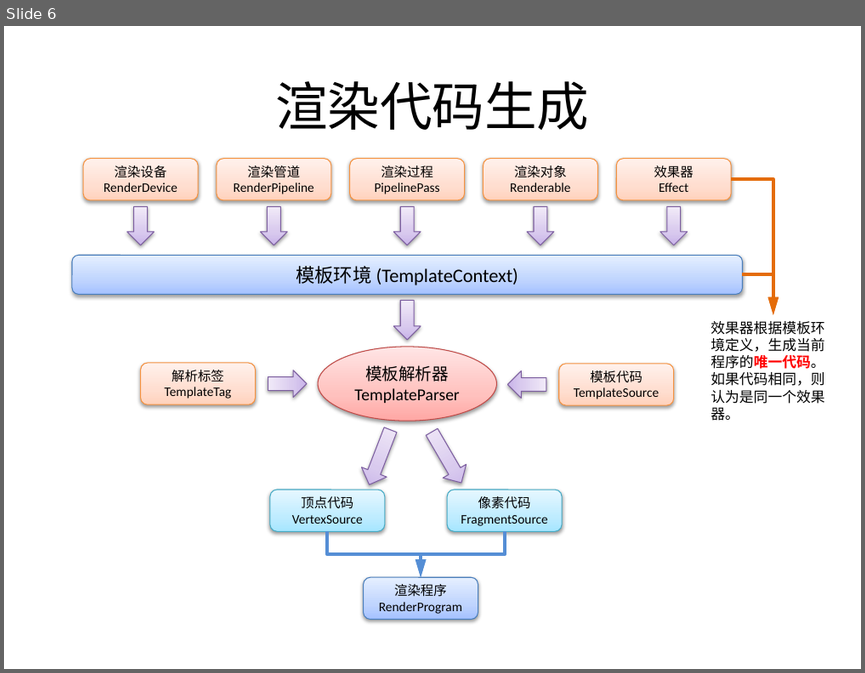
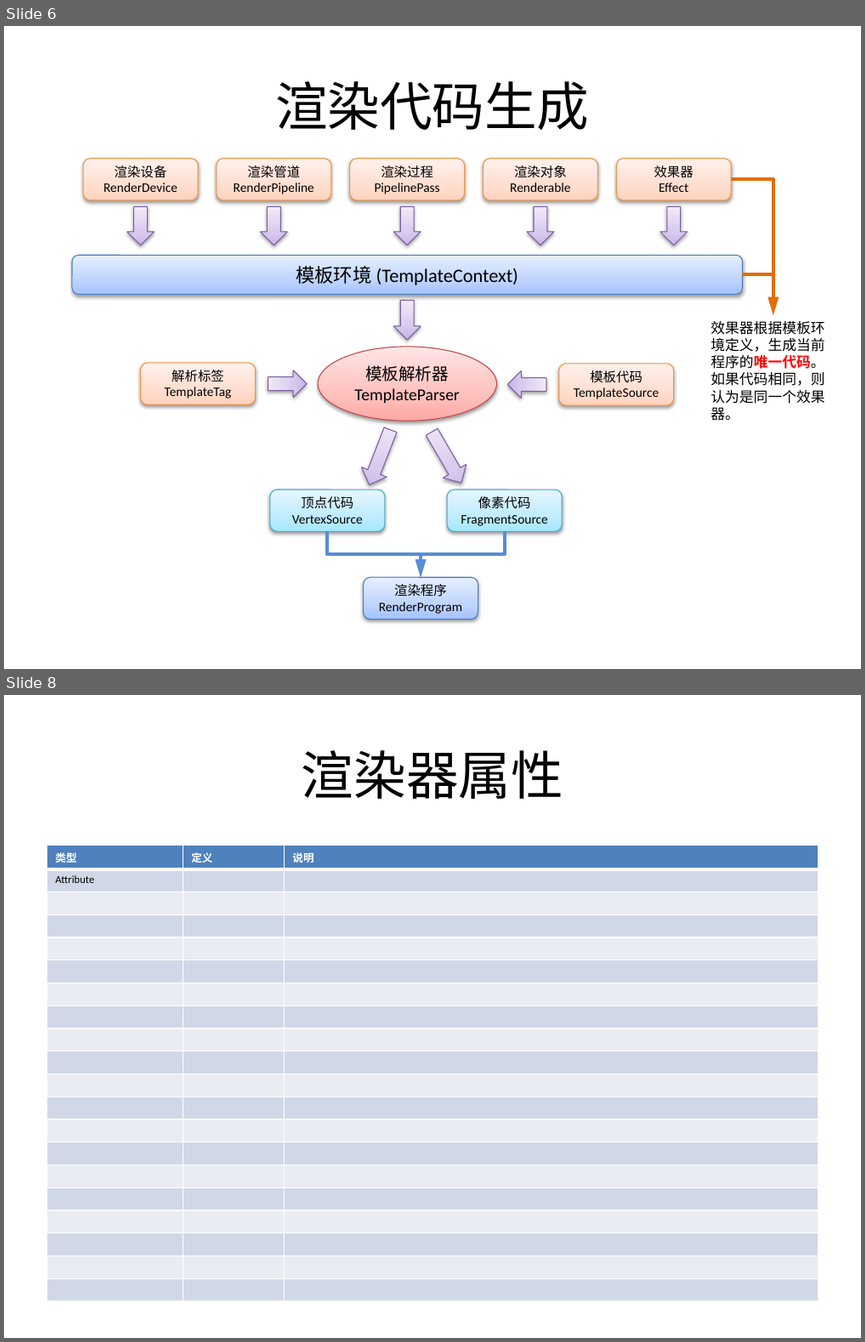
Before and after one commit to favedit/MoCrossOld, a slide deck: Document/渲染系统.pptx. Shown one above the other, each under a label of ours: slide 6 before the commit, slides 6 and 8 after it; the slides between them are not shown. The pictures are 865x673 and 865x1342 pixels, drawn with LibreOffice and Linux fonts; fonts in the diff are those of the drawing. Boxes give left, top, right and bottom in pixels: in the first picture for what was removed or moved away, otherwise in the second. Text is boxed around its words. In the diff, an @@ line names an element or a change of style, - is before the commit and + after.

Commit message:
底层渲染修正。

```diff
--- a/Document/渲染系统.pptx
+++ b/Document/渲染系统.pptx
@@ slide 8 added at bbox=[4, 695, 861, 1338], background #FFFFFF @@
@@ title added at bbox=[302, 750, 563, 799], 44 pt, text #000000 @@
+渲染器属性
@@ table added at bbox=[46, 845, 818, 1300], 20 rows, 3 columns @@
+类型 | 定义 | 说明
+Attribute |  | 
+ |  | 
+ |  | 
+ |  | 
+ |  | 
+ |  | 
+ |  | 
+ |  | 
+ |  | 
+ |  | 
+ |  | 
+ |  | 
+ |  | 
+ |  | 
+ |  | 
+ |  | 
+ |  | 
+ |  | 
+ |  | 
```
Also in this commit, not shown: 2 other slides added, 15 other files.
